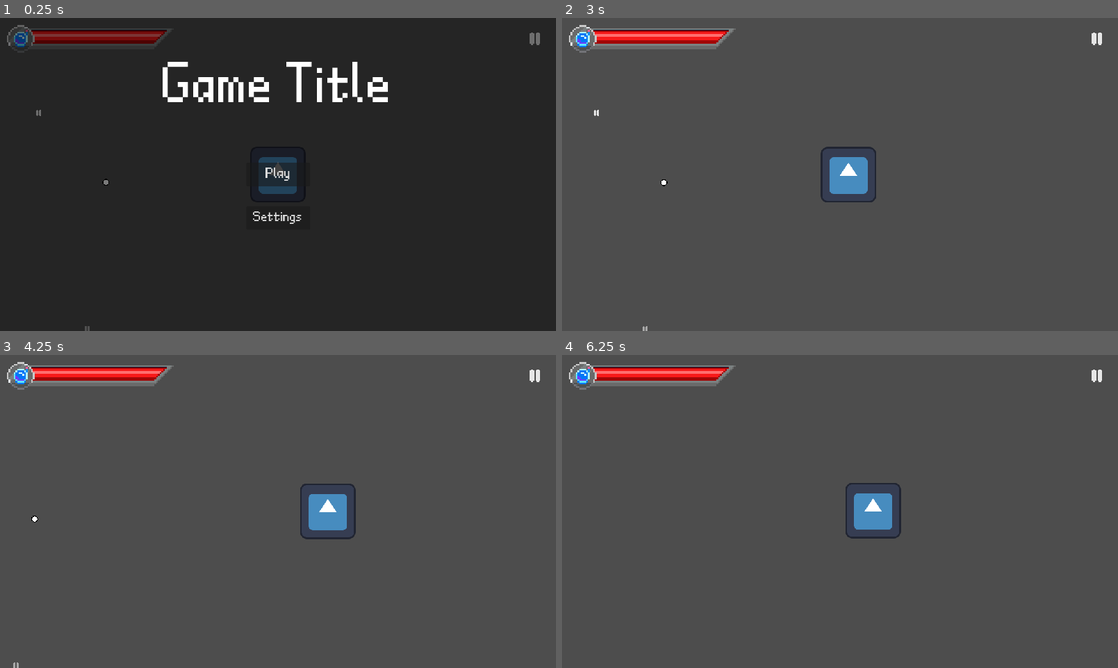
Above: before the commit, frames 1-4 (two rows, left to right).
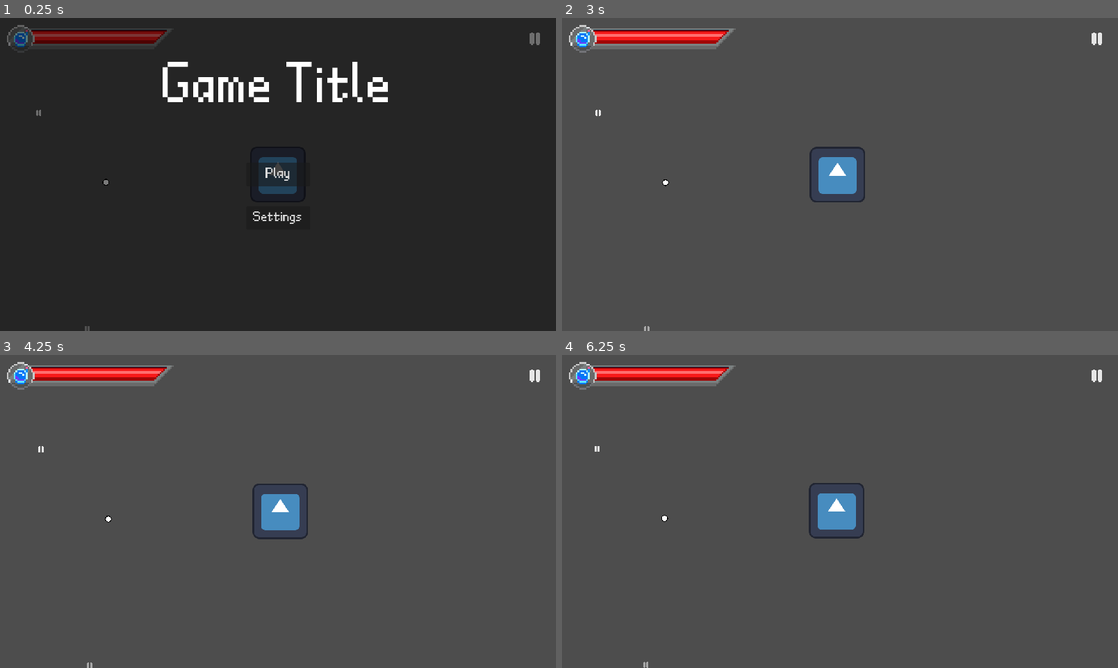
Above: after the commit, the same moments.

Repository: GiorgioRPo/3DC-OH-NF-Game
Game: Godot game, scene res://Scenes/Levels/level.tscn
The game is run twice, just before and just after one commit, with the same random seed, the same clock (stepped at 60 frames per second) and the same inputs. The engine's default icon, where the game draws it, is replaced by a stand-in: a white triangle on a blue panel in a dark square.
Inputs (mouse positions are in pixels of both pictures, inside the frame that each line leads up to):
- Up to frame 1 (0.25 s): no input
- Up to frame 2 (3 s): click "Play" at 0.5 s; click (1095, 39) at 1.25 s; click "Resume" at 2 s; tap Enter at 2.75 s; move the mouse to (962, 158) at 2.77 s; hold D (right) from 2.78 s (still down); tap Up (ui_up) at 2.85 s
- Up to frame 3 (4.25 s): keep holding D (right); tap Up (ui_up) at 3.02, 3.32, 3.6, 3.77, 4.07 s; move the mouse to (166, 527) at 3.52 s
- Up to frame 4 (6.25 s): move the mouse to (895, 442) at 4.27 s; release D (right) at 4.28 s; hold A (left) 4.28-5.03 s; tap Up (ui_up) at 4.35, 5.1, 5.27, 5.57, 5.85, 6.02 s; move the mouse to (812, 574) at 5.02 s; hold D (right) from 5.03 s (still down); move the mouse to (1006, 558) at 5.77 s

The runs differ from the first frame. In frame 2, 0.8% of the frame differs, in the area x 5-57%, y 29-100%; in frame 3, 2.1%, in the area x 2-64%, y 29-100%; in frame 4, 1.9%.
Error after the commit: Parse Error: Identifier "JUMP_FORCE" not declared in the current scope. (res://Scripts/Objects/player.gd:31)

Commit message:
test
test

Diff:
--- a/Scenes/Objects/player.tscn
+++ b/Scenes/Objects/player.tscn
@@ -8,6 +8,9 @@
 
 [node name="Player" type="CharacterBody2D"]
 script = ExtResource("1_lvxql")
+max_speed = null
+acceleration = null
+max_health = null
 
 [node name="Sprite" type="Sprite2D" parent="."]
 texture = ExtResource("2_s2nxx")
--- a/Scripts/Objects/player.gd
+++ b/Scripts/Objects/player.gd
@@ -6,6 +6,7 @@
 @export var max_health:int = 100
 
 # Movement Variables
+var gravity = 600
 var dir := Vector2.ZERO
 var speed:float = 200
 
@@ -24,6 +25,10 @@
 	# Handles Direction and Player Input
 	var target_dir = Vector2(Input.get_axis("left", "right"), Input.get_axis("up", "down"))
 	dir = dir.move_toward(target_dir, delta*acceleration)
+	if not is_on_floor():
+		velocity.y += gravity * delta
+	if Input.is_action_just_pressed("ui_up") and is_on_floor():
+		velocity.y = JUMP_FORCE
 
 	# Handles Horizontal Sprite Flipping
 	if dir.x > 0:
